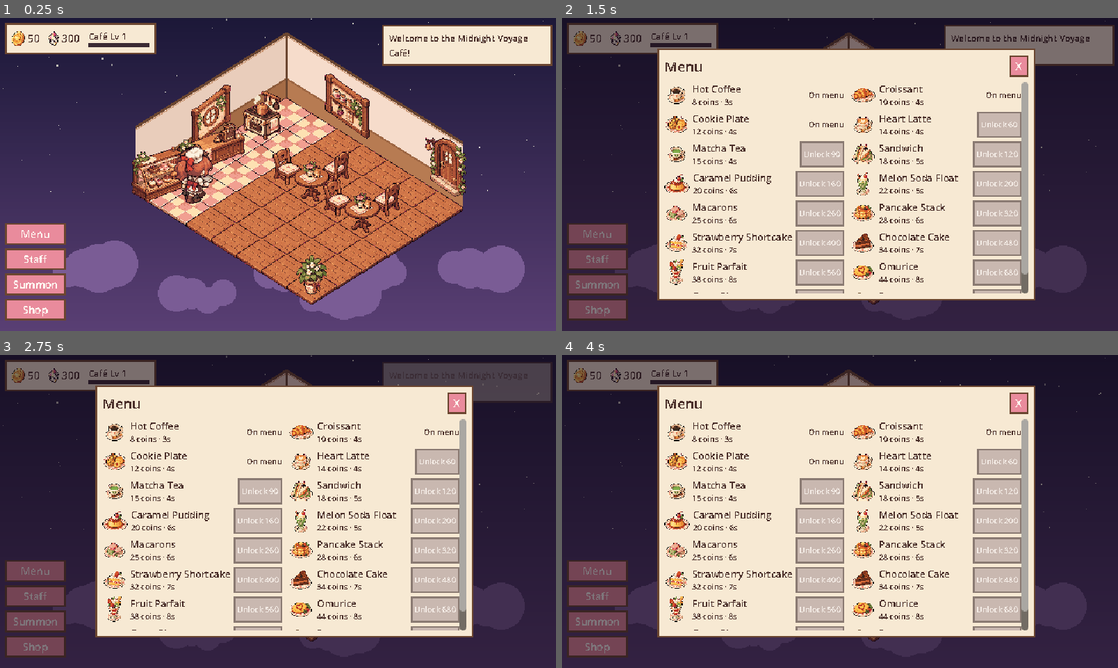
Above: before the commit, frames 1-4 (two rows, left to right).
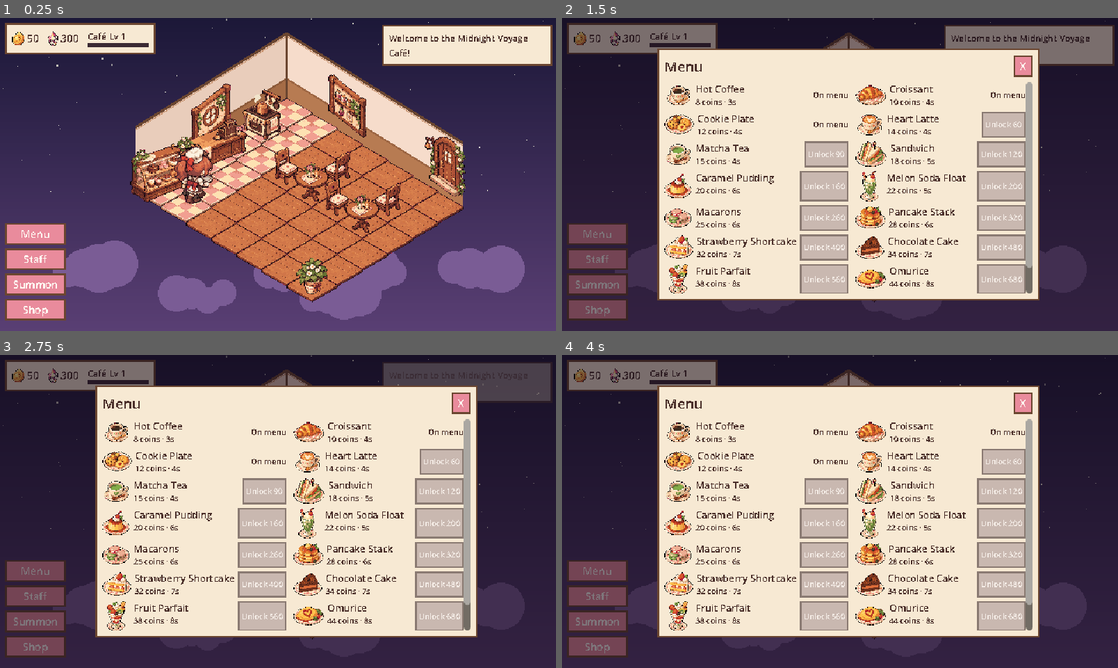
Above: after the commit, the same moments.

Repository: KimmelDevs/Midnight-Voyage
Game: Godot game, scene res://scenes/main.tscn
Same seed, same stepped clock (60 frames per second), same inputs: the game is played once before the commit and once after it.
Inputs:
- Up to frame 1 (0.25 s): no input
- Up to frame 2 (1.5 s): click "Menu" at 0.5 s; click "Staff" at 1.25 s
- Up to frame 3 (2.75 s): click "Summon" at 2 s
- Up to frame 4 (4 s): click "Shop" at 2.75 s; click "Staff" at 3.5 s

The runs differ from the first frame. In frame 1, 9.7% of the frame differs, in the area x 2-84%, y 1-92%; in frame 2, 12%, in the area x 2-86%, y 1-92%; in frame 3, 12%; in frame 4, 12%.

Commit message:
Crisp props and food: sample at multiples of each object's true pitch
ChatGPT drew furniture (~2.7px) and food (~4px) finer than characters,
so props/food now sample every 2nd/3rd grid line of their own pitch
(one square pitch scored on both axes). Adds food/tiny for table plates.

Co-Authored-By: Claude Opus 5.5 <noreply@anthropic.com>

Diff:
--- a/scripts/main.gd
+++ b/scripts/main.gd
@@ -4,7 +4,7 @@
 
 const HW := 29            # half tile width (px)
 const HH := 18            # half tile height (px)
-const TILE_ANCHOR := Vector2(29, 19)  # diamond centre inside the floor tile image
+const TILE_ANCHOR := Vector2(29, 18)  # diamond centre inside the floor tile image
 const COLS := 7
 const ROWS := 6
 const ORIGIN := Vector2(330, 92)   # top vertex of tile (0,0)
@@ -332,7 +332,7 @@
 	await walk(a, PICKUP)
 	a.face_tile(COUNTER)
 	var dish := Sprite2D.new()
-	dish.texture = tex("res://assets/food/small/%s.png" % o["food"])
+	dish.texture = tex("res://assets/food/tiny/%s.png" % o["food"])
 	dish.position = tile_pos(COUNTER) + Vector2(-4 + counter_dishes.size() * 7, -30)
 	dish.z_index = 5
 	fx.add_child(dish)
@@ -354,7 +354,7 @@
 	if c["state"] != "waiting":
 		orders.erase(o)
 		return
-	a.carry.texture = tex("res://assets/food/small/%s.png" % o["food"])
+	a.carry.texture = tex("res://assets/food/tiny/%s.png" % o["food"])
 	a.carry.visible = true
 	var chair: Dictionary = c["chair"]
 	await walk(a, free_neighbor(chair["tile"], a.tile))
@@ -419,7 +419,7 @@
 	a.bubble.visible = false
 	if c["state"] == "served":
 		var plate := Sprite2D.new()
-		plate.texture = tex("res://assets/food/small/%s.png" % food)
+		plate.texture = tex("res://assets/food/tiny/%s.png" % food)
 		plate.position = tile_pos(c["table"]["tile"]) + Vector2(0, -22)
 		plate.z_index = 5
 		fx.add_child(plate)
@@ -677,7 +677,7 @@
 		row.custom_minimum_size = Vector2(196, 30)
 		var icon := TextureRect.new()
 		icon.texture = tex("res://assets/food/small/%s.png" % key)
-		icon.custom_minimum_size = Vector2(28, 28)
+		icon.custom_minimum_size = Vector2(32, 30)
 		icon.stretch_mode = TextureRect.STRETCH_KEEP_CENTERED
 		row.add_child(icon)
 		var info := VBoxContainer.new()
Binary file changed: assets/cafe/chair_se.png
Not shown, changed: assets/cafe/chair_se.png.import
Binary file changed: assets/cafe/chair_sw.png
Not shown, changed: assets/cafe/chair_sw.png.import
Binary file changed: assets/cafe/counter.png
Not shown, changed: assets/cafe/counter.png.import
Binary file changed: assets/cafe/display.png
Not shown, changed: assets/cafe/display.png.import
Binary file changed: assets/cafe/door.png
Not shown, changed: assets/cafe/door.png.import
Binary file changed: assets/cafe/floor_check.png
Not shown, changed: assets/cafe/floor_check.png.import
(and 136 more such lines)
